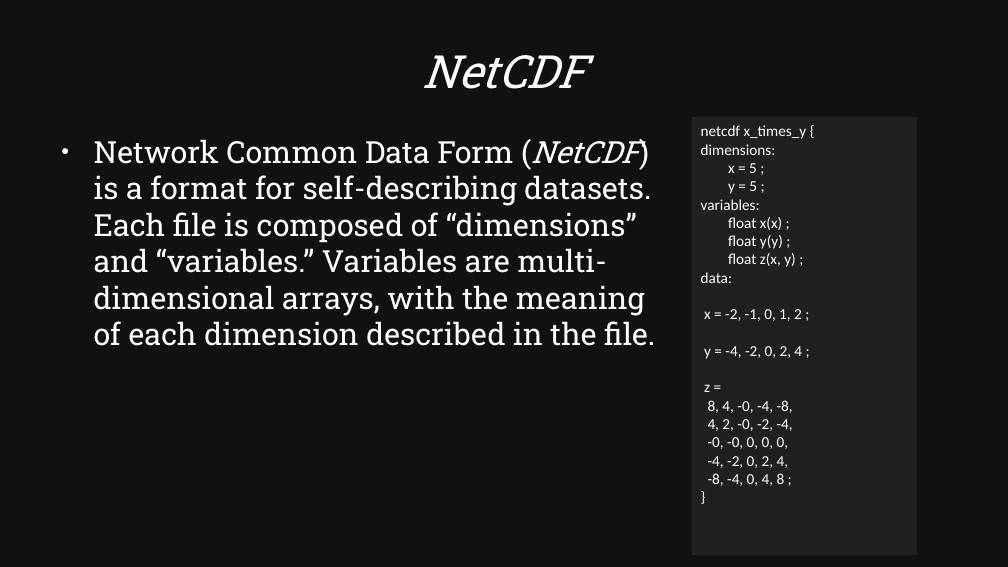
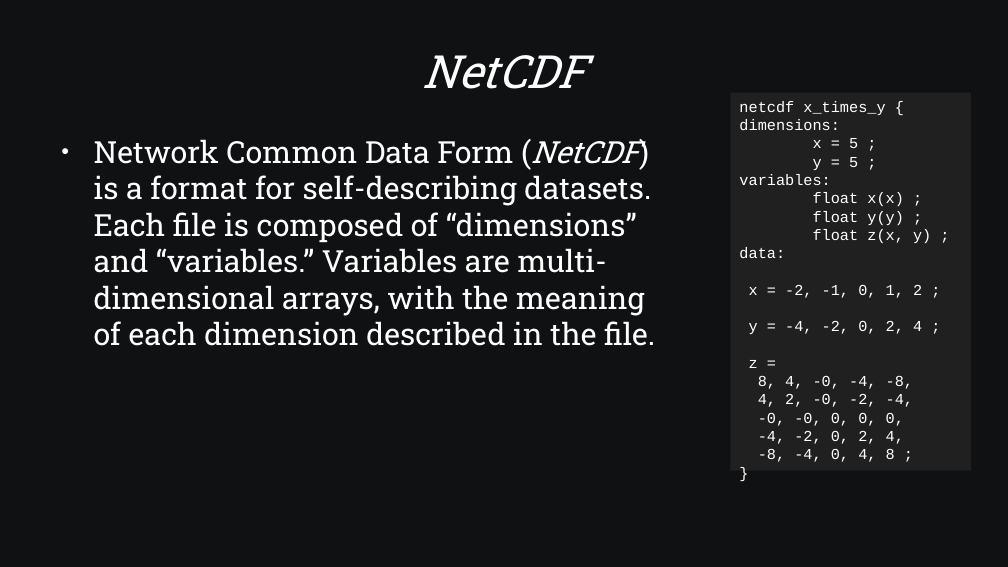
Before and after one commit to SamAllen06/lake_temp_work, a slide deck: slide 10 of documentation/for_collaborators/TestingSoftwareOverview.odp. Drawn at 1008x567 pixels with LibreOffice and Linux fonts; fonts in the diff are those of the drawing. Boxes give left, top, right and bottom in pixels: in the first picture for what was removed or moved away, otherwise in the second. Text is boxed around its words. In the diff, an @@ line names an element or a change of style, - is before the commit and + after.

```diff
--- a/documentation/for_collaborators/TestingSoftwareOverview.odp
+++ b/documentation/for_collaborators/TestingSoftwareOverview.odp
@@ rectangle "netcdf x_times_y {": place and size @@
-rectangle "netcdf x_times_y {" at [692,117,917,555]
+rectangle "netcdf x_times_y {" at [731,92,971,470]
@@ rectangle "netcdf x_times_y {" at [731,92,971,470]: font Calibri to Courier New @@
```
Also in this commit, not shown: 15 other slides changed, 3 slides added, 1 slide removed, 3 other files.
